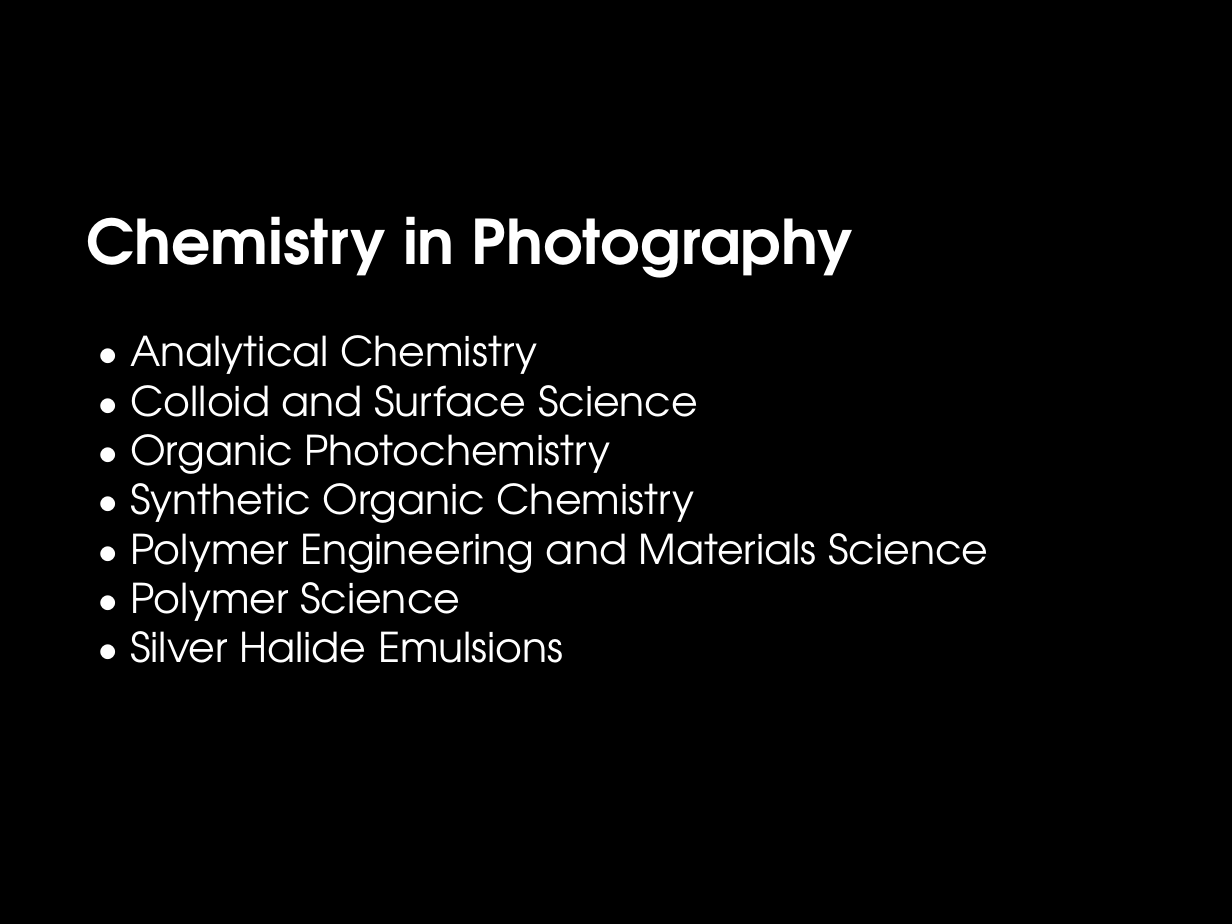
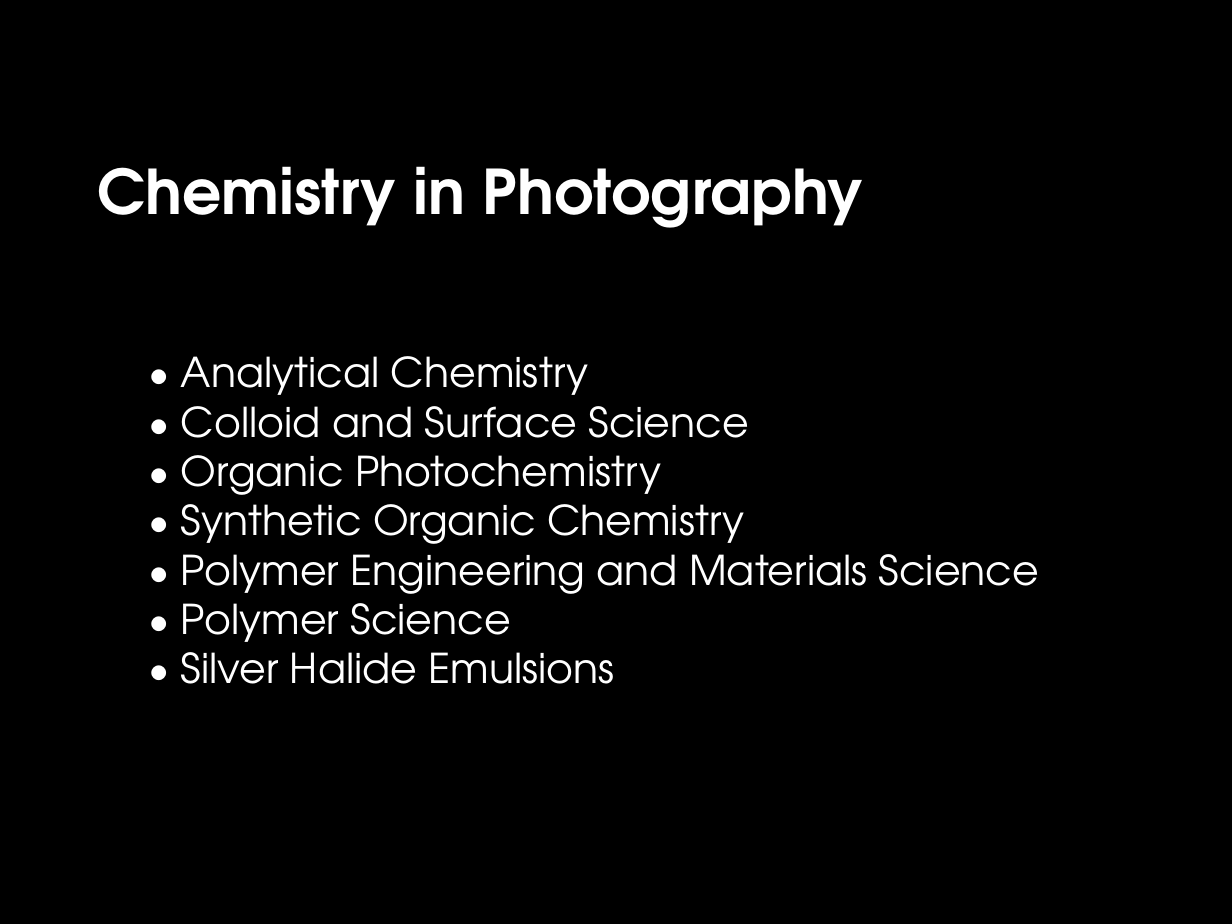
Before and after one commit to Dafrok/feeshy.github.io, a slide deck: slide 8 of photography/bnw_chem.ppsx. Drawn at 1232x924 pixels with LibreOffice and Linux fonts; fonts in the diff are those of the drawing. Boxes give left, top, right and bottom in pixels: in the first picture for what was removed or moved away, otherwise in the second. Text is boxed around its words. In the diff, an @@ line names an element or a change of style, - is before the commit and + after.

```diff
--- a/photography/bnw_chem.ppsx
+++ b/photography/bnw_chem.ppsx
@@ title added at box(97, 166, 864, 228), 36 pt, text #FFFFFF, bold @@
+Chemistry in Photography
@@ text at box(86, 216, 853, 278): paragraph removed @@
-Chemistry in Photography
@@ text "• Analytical Chemistry": place and size @@
-text "• Analytical Chemistry" at box(86, 216, 988, 663)
+text "• Analytical Chemistry" at box(181, 356, 1039, 684)
```
Also in this commit, not shown: 7 other slides changed.
